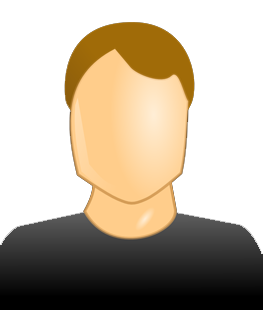
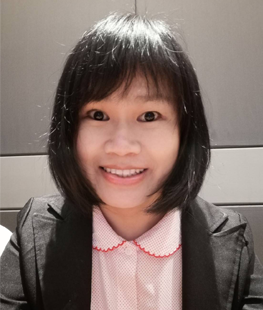
Revision of a layered (263, 310) image; what changed, layer by layer:
added layer "t2" above "t1" over [0, 0, 263, 310]
hid "Layer 2" over [0, 22, 263, 310]
